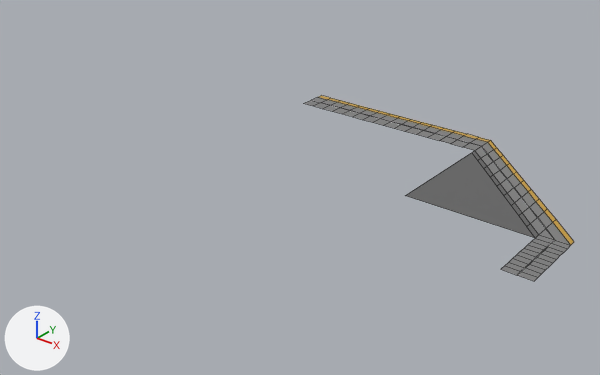
One commit to the Blender file assets/roads/area_bus.blend: the scene before it, then after it.
Camera for both pictures: a 50 mm lens placed at (59.9, -150.7, 96.3), pointed at (-76.1, 19.3, -9.1). The lights are fixed; the arrows at lower left show +X, +Y and +Z. The picture after the commit comes second. Mesh edges are drawn as thin lines. Objects named as collision shapes, trigger or cutter boxes, shadow casters or lower levels of detail are left out.
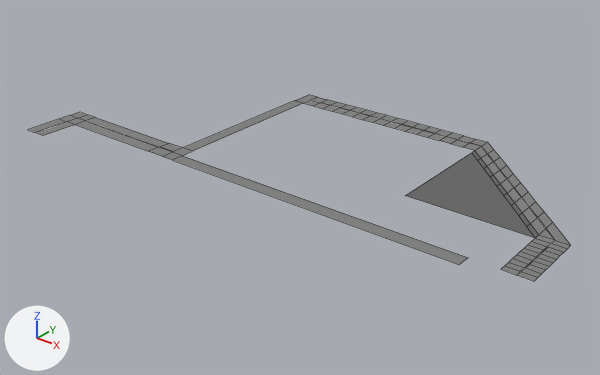
Diff of the bpy script that builds the scene:
```diff
--- a/assets/roads/area_bus.blend.py
+++ b/assets/roads/area_bus.blend.py
@@ me_plane @@
 # used by ob_plane; location = (0.0, 0.0, 0.0)
-me_plane.from_pydata(...)  # 191 vertices, 150 faces; spans x -104.0..3.9, y 0.0..66.0, z 0.0
+me_plane.from_pydata(...)  # 194 vertices, 142 faces; spans x -156.0..3.9, y -16.0..64.0, z 0.0
+# me_plane part 1
+# 26 vertices are removed from x -100.0..3.9, y 22.0..66.0, z 0.0
+# 26 faces are deleted
+# 1 vertex moves from x -104.0, y 66.0, z 0.0 to x -108.0, y 64.0, z 0.0
+# 22 vertices are added at x -156.0..-12.0, y -16.0..56.0, z 0.0
+# 7 new vertices lie (0.0, 4.0, 0.0) away from vertices in x -156.0..-12.0, y -4.0..0.0, z 0.0
+# 16 new faces join them, mat_road (grey #808080)
+# 2 new faces join them, mat_white (white #ffffff)
 me_plane.materials.append(mat_road)
@@ me_plane @@
 me_plane.materials.append(mat_white)
-me_plane.materials.append(mat_mud)  # orange #c29a41
```

Location of each change, (x1, y1, x2, y2) in pixels of the pictures (600 x 375 px; the box of a moved part takes in the faces that stretch with it):
'Plane', reshaped (101% wider)
    before: (304, 95, 574, 281)
    after: (28, 95, 571, 281)
part 1 of me_plane, moved or reshaped
    before: (319, 95, 574, 245)
    after: (28, 95, 467, 265)
